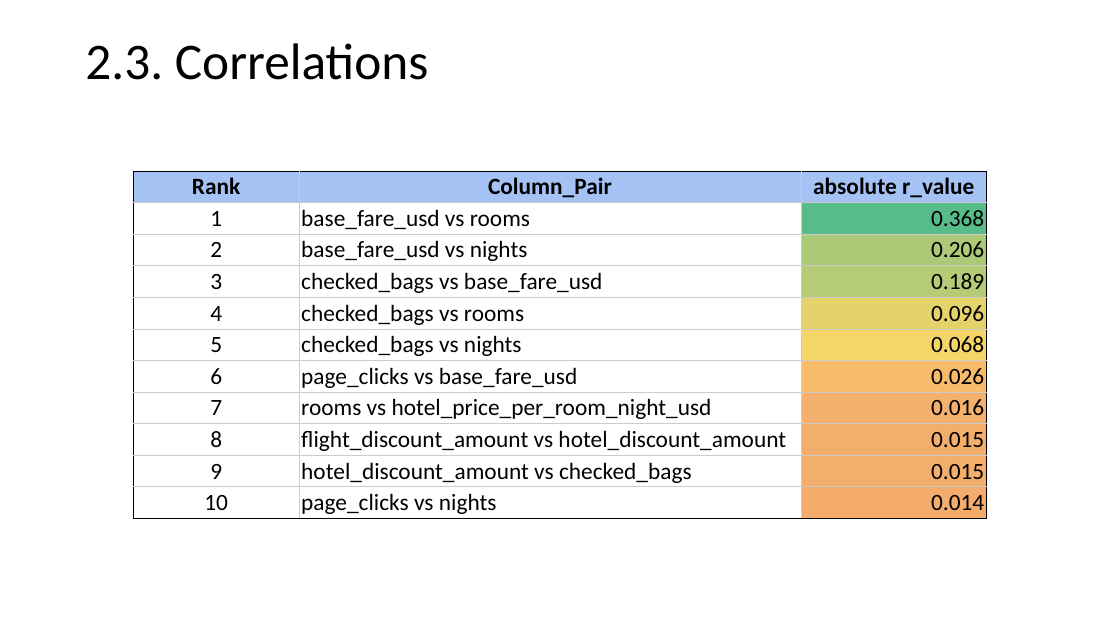
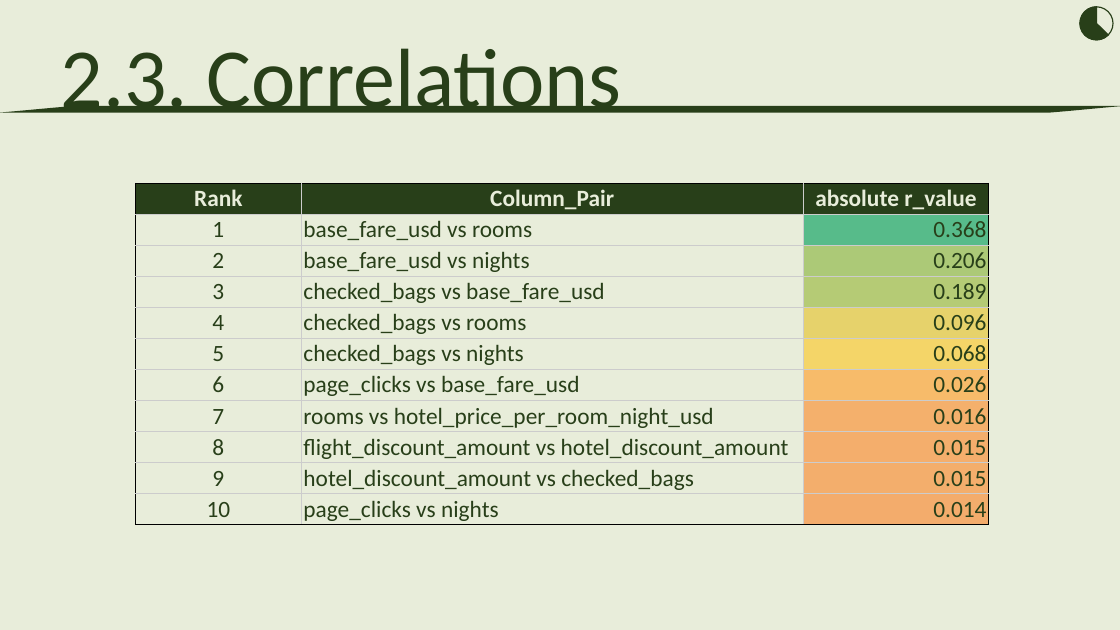
Before and after one commit to florian7380/TravelTide-Project, a slide deck: slide 12 of reports/TravelTide - Presentation.pptx (slide 13 before the commit). Drawn at 1120x630 pixels with LibreOffice and Linux fonts; fonts in the diff are those of the drawing. Boxes give left, top, right and bottom in pixels: in the first picture for what was removed or moved away, otherwise in the second. Text is boxed around its words. In the diff, an @@ line names an element or a change of style, - is before the commit and + after.

```diff
--- a/reports/TravelTide - Presentation.pptx
+++ b/reports/TravelTide - Presentation.pptx
@@ background #FFFFFF to #E8EDDA @@
@@ text "2.3. Correlations": place and size @@
-text "2.3. Correlations" at <box>85,43,429,80</box>
+text "2.3. Correlations" at <box>61,48,622,113</box>
@@ text "2.3. Correlations" at <box>61,48,622,113</box>: size 44 to 72 pt, text colour #000000 to #283F19; line spacing 0.9 to 1; vertical alignment middle to top @@
@@ ellipse added at <box>1081,7,1113,39</box>, fill #E8EDDA, outline #283F19 1 pt @@
@@ pie slice (boxed as its full ellipse) added at <box>1081,7,1113,39</box>, fill #283F19, outline #283F19 1 pt @@
@@ freeform shape added at <box>0,106,1120,113</box>, fill #283F19 @@
@@ table at <box>135,183,989,525</box> @@
@@ fill #A4C2F4 to #283F19 in row 1 @@
@@ text colour #000000 to #E8EDDA in "Rank", "Column_Pair", "absolute r_value" @@
@@ text colour #000000 to #283F19 @@
@@ table: place and size @@
-table at <box>134,171,987,518</box>
+table at <box>135,183,989,525</box>
```
Also in this commit, not shown: 17 other slides changed, 2 slides removed.
